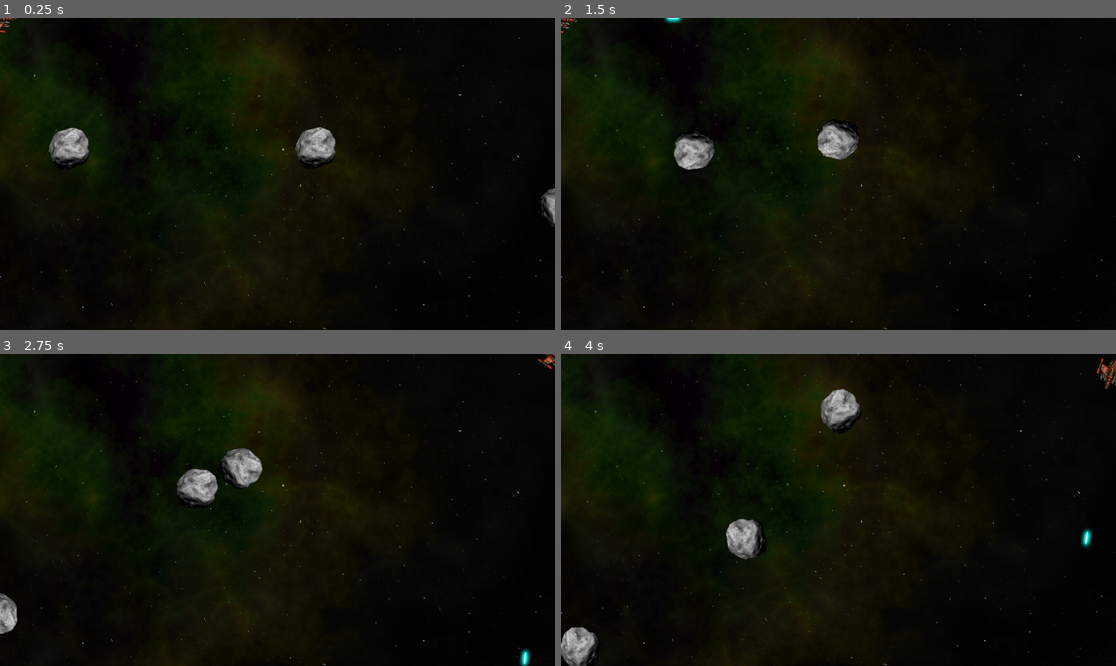
Above: before the commit, frames 1-4 (two rows, left to right).
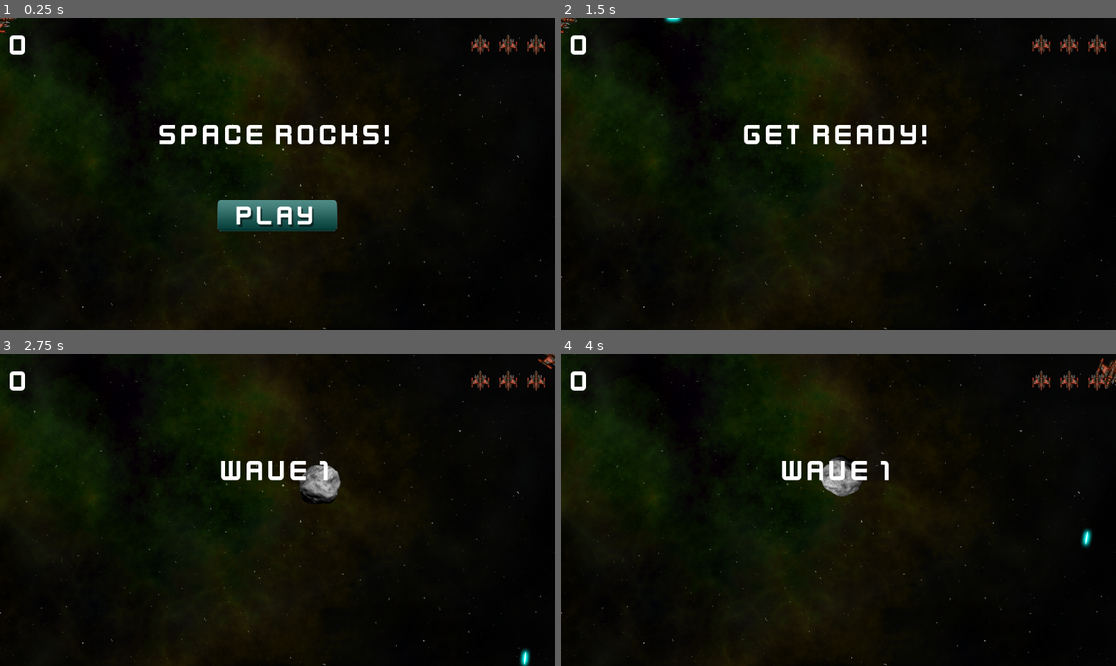
Above: after the commit, the same moments.

Repository: yellyB/space-rock
Game: Godot game, scene res://main.tscn
Same seed, same stepped clock (60 frames per second), same inputs: the game is played once before the commit and once after it.
Inputs (mouse positions are in pixels of both pictures, inside the frame that each line leads up to):
- Up to frame 1 (0.25 s): no input
- Up to frame 2 (1.5 s): click (838, 214) at 0.52 s; hold D (rotate_right) from 1.28 s (still down); hold Space (shoot) from 1.28 s (still down)
- Up to frame 3 (2.75 s): release D (rotate_right) at 2.03 s; release Space (shoot) at 2.03 s; hold A (rotate_left) from 2.03 s (still down); tap Space (shoot) at 2.1 s
- Up to frame 4 (4 s): release A (rotate_left) at 2.78 s; hold D (rotate_right) 2.78-3.53 s; hold Space (shoot) 2.78-3.53 s; hold W (thrust) from 3.53 s (still down); tap Space (shoot) at 3.6 s

The runs differ from the first frame. In frame 1, 5.3% of the frame differs, in the area x 1-100%, y 5-69%; in frame 2, 2.6%; in frame 3, 3.1%; in frame 4, 3.6%.

Commit message:
imp: connect scene. main <-> HUD

Diff:
--- a/hud.gd
+++ b/hud.gd
@@ -5,7 +5,7 @@
 @onready var lives_counter = $MarginContainer/HBoxContainer/LivesCounter.get_children()
 @onready var score_label = $MarginContainer/HBoxContainer/ScoreLabel
 @onready var message = $VBoxContainer/Message
-@onready var start_button = $VBoxContainer/Message/StartButton
+@onready var start_button = $VBoxContainer/StartButton
 
 
 func show_message(text):
--- a/hud.tscn
+++ b/hud.tscn
@@ -64,29 +64,26 @@
 anchor_top = 0.5
 anchor_right = 1.0
 anchor_bottom = 0.5
-offset_top = -36.0
-offset_bottom = 36.0
+offset_top = -118.5
+offset_bottom = 118.5
 grow_horizontal = 2
 grow_vertical = 2
+size_flags_horizontal = 6
 theme_override_constants/separation = 100
 
 [node name="Message" type="Label" parent="VBoxContainer"]
 layout_mode = 2
+size_flags_vertical = 1
 text = "Space Rocks!"
 label_settings = SubResource("LabelSettings_fhc20")
 horizontal_alignment = 1
 
-[node name="StartButton" type="TextureButton" parent="VBoxContainer/Message"]
-layout_mode = 1
-anchors_preset = 5
-anchor_left = 0.5
-anchor_right = 0.5
-offset_left = -124.5
-offset_right = 124.5
-offset_bottom = 65.0
-grow_horizontal = 2
+[node name="StartButton" type="TextureButton" parent="VBoxContainer"]
+layout_mode = 2
+size_flags_horizontal = 4
+size_flags_vertical = 4
 texture_normal = ExtResource("3_v3gfy")
 texture_hover = ExtResource("4_55n6a")
 
 [connection signal="timeout" from="Timer" to="." method="_on_timer_timeout"]
-[connection signal="pressed" from="VBoxContainer/Message/StartButton" to="." method="_on_start_button_pressed"]
+[connection signal="pressed" from="VBoxContainer/StartButton" to="." method="_on_start_button_pressed"]
--- a/main.gd
+++ b/main.gd
@@ -3,6 +3,9 @@
 @export var rock_scene : PackedScene
 
 var screensize = Vector2.ZERO
+var level = 0
+var score = 0
+var playing = false
 
 func spawn_rock(size, pos=null, vel=null):  # 깨진 바위는 pos, vel 값을 전달한다
 	if pos == null:
@@ -18,6 +21,26 @@
 	# 바위 파편
 	rock.exploded.connect(self._on_rock_exploded)
 
+func new_game():
+	get_tree().call_group("rocks", "queue_free")  # 이전 게임의 바위가 남아있을 수 있어 제거
+	level = 0
+	score = 0
+	$HUD.update_score(score)
+	$HUD.show_message("Get Ready!")
+	#$Player.reset()
+	await $HUD/Timer.timeout
+	playing = true
+
+func new_level():
+	level += 1
+	$HUD.show_message("Wave %s" % level)
+	for i in level:
+		spawn_rock(3)
+
+func game_over():
+	playing = false
+	$HUD.game_over()
+
 func _on_rock_exploded(size, radius, pos, vel):
 	if size <= 1:
 		return
@@ -28,9 +51,13 @@
 		var newPos = pos + dir * radius
 		var newVel = dir * vel.length() * 1.1
 		spawn_rock(size - 1, newPos, newVel)
-
+	score += 10 * size
+	$HUD.update_score(score)
 
 func _ready():
 	screensize = get_viewport().get_visible_rect().size
-	for i in 3:
-		spawn_rock(3)
+
+func _process(delta):
+	if not playing: return
+	if get_tree().get_nodes_in_group("rocks").size() == 0:
+		new_level()
--- a/main.tscn
+++ b/main.tscn
@@ -1,9 +1,10 @@
-[gd_scene load_steps=6 format=3 uid="uid://b2t8ly52je2td"]
+[gd_scene load_steps=7 format=3 uid="uid://b2t8ly52je2td"]
 
 [ext_resource type="Script" path="res://main.gd" id="1_0cm6a"]
 [ext_resource type="Texture2D" uid="uid://c8se2df2aghfs" path="res://assets/space_background.png" id="1_n8kmq"]
 [ext_resource type="PackedScene" uid="uid://1d6j5t8fm50f" path="res://player.tscn" id="2_ia08n"]
 [ext_resource type="PackedScene" uid="uid://ypn7larn0yym" path="res://rock.tscn" id="2_y6rpk"]
+[ext_resource type="PackedScene" uid="uid://keatncxkfecb" path="res://hud.tscn" id="5_henfq"]
 
 [sub_resource type="Curve2D" id="Curve2D_yi83l"]
 _data = {
@@ -29,3 +30,7 @@
 [node name="RockSpawn" type="PathFollow2D" parent="RockPath"]
 position = Vector2(-848, -480)
 rotation = 0.00399998
+
+[node name="HUD" parent="." instance=ExtResource("5_henfq")]
+
+[connection signal="start_game" from="HUD" to="." method="new_game"]
